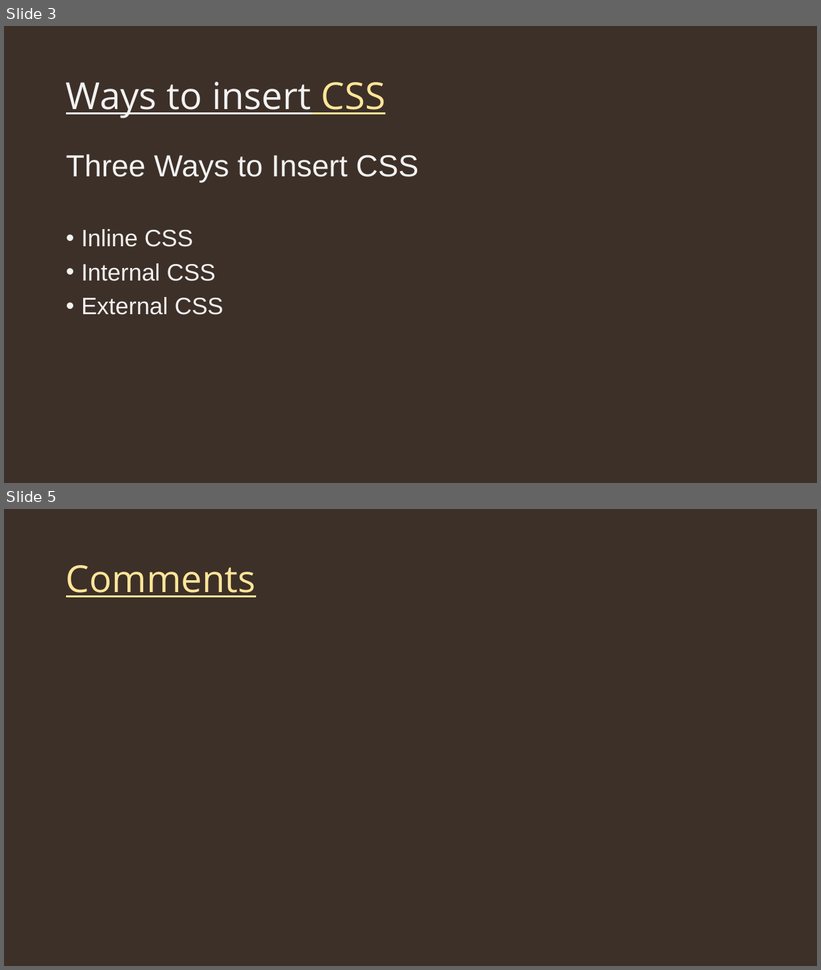
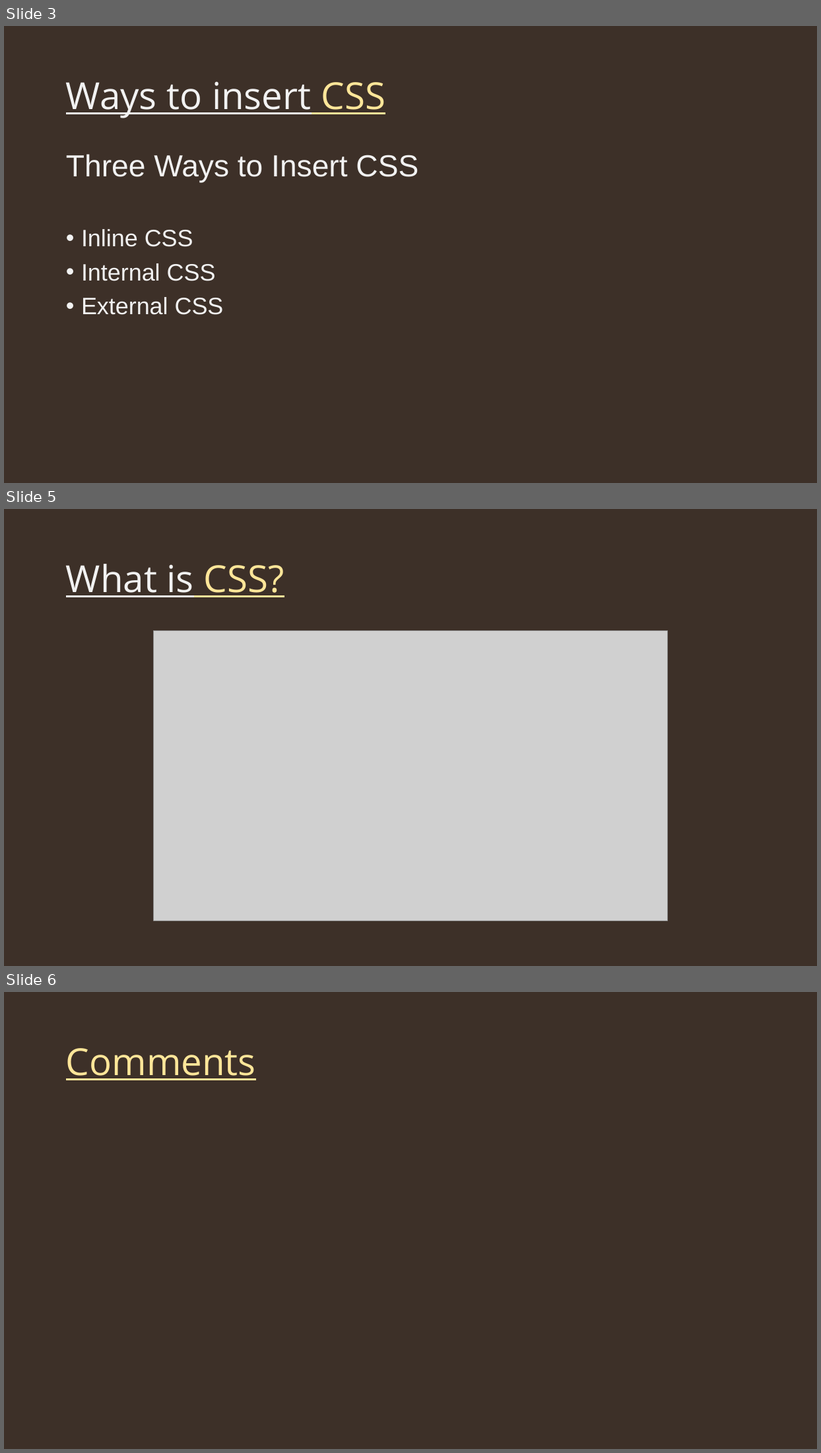
Before and after one commit to Bijit-Mondal/Web-Dev-Tutorial, a slide deck: 002Introduction to css.pptx. Shown one above the other, each under a label of ours: slides 3 and 5 before the commit, slides 3, 5 and 6 after it; the slides between them are not shown. The pictures are 821x970 and 821x1453 pixels, drawn with LibreOffice and Linux fonts; fonts in the diff are those of the drawing; grey boxes stand for pictures. Boxes give left, top, right and bottom in pixels: in the first picture for what was removed or moved away, otherwise in the second. Text is boxed around its words. In the diff, an @@ line names an element or a change of style, - is before the commit and + after.

```diff
--- a/002Introduction to css.pptx
+++ b/002Introduction to css.pptx
@@ slide 5 added at <box>4,509,817,966</box>, background #3D3028 @@
@@ title added at <box>66,564,284,597</box>, 44 pt, text #F2F2F2, underline @@
+What is CSS?
@@ picture added at <box>153,631,668,921</box> @@
@@ what was slide 5 is now slide 6 @@
```
Also in this commit, not shown: 1 slide changed, 2 other slides added, 8 other files.
